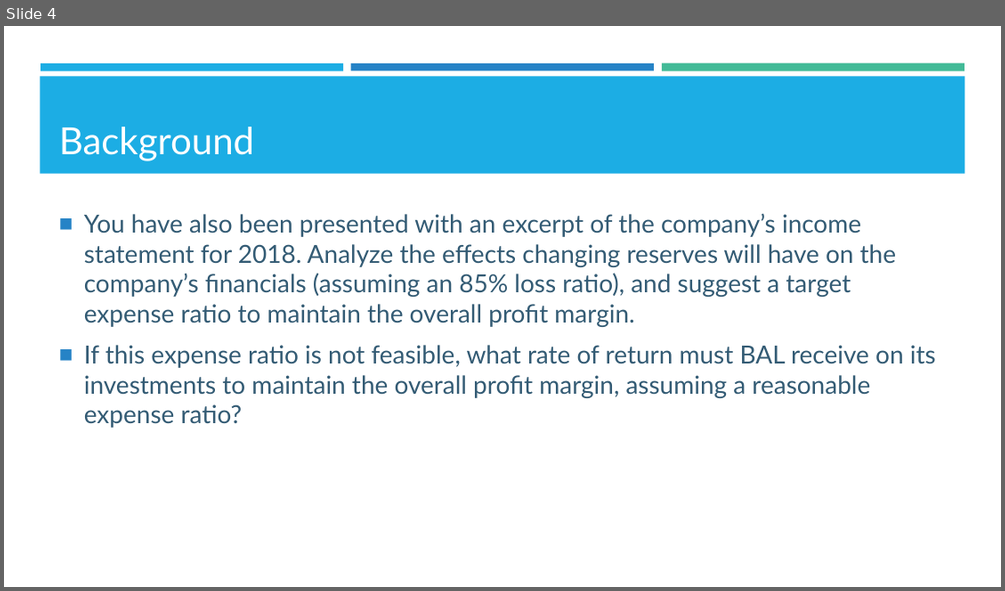
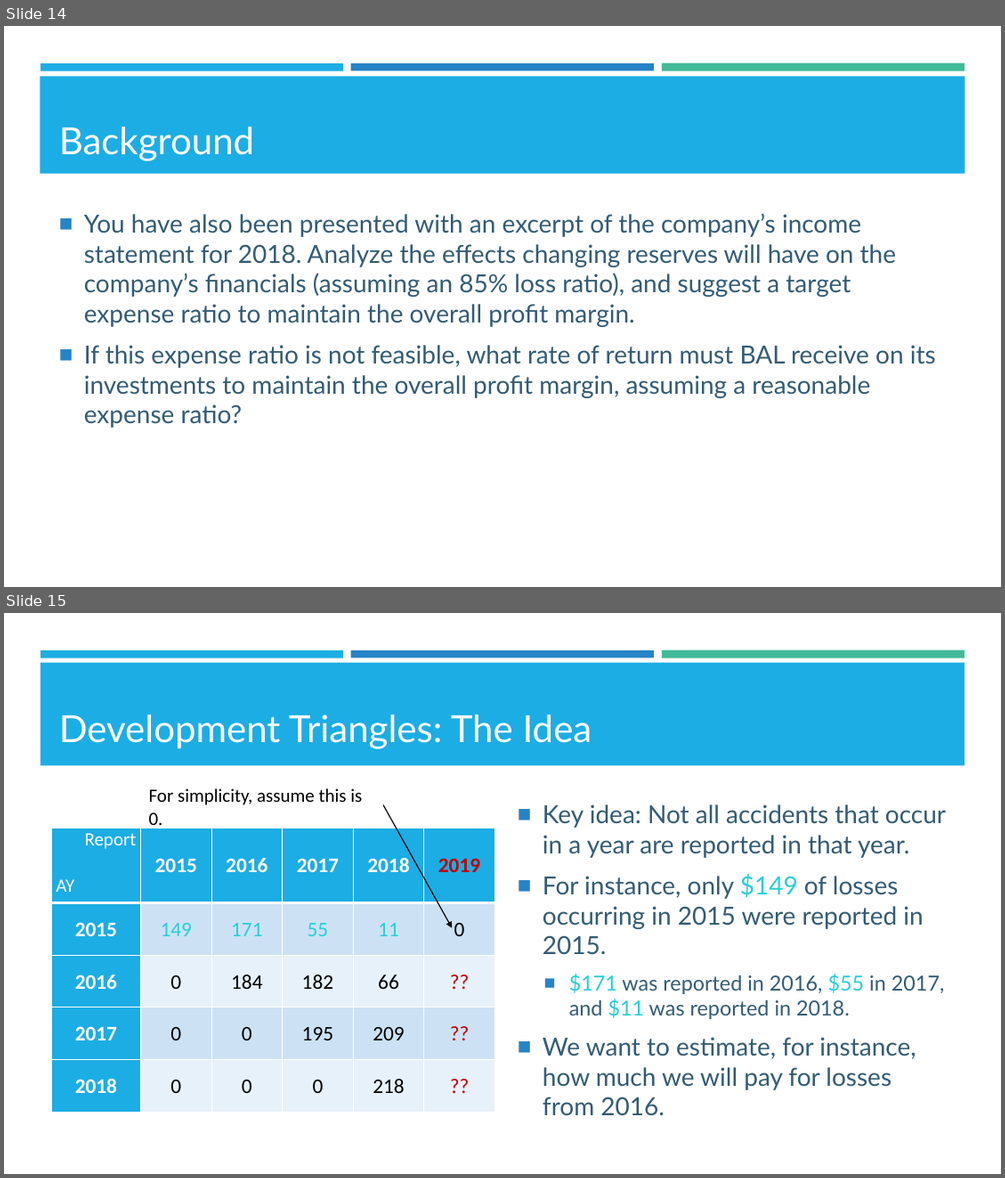
Before and after one commit to kzhu98/kzhu98.github.io, a slide deck: projects/BASWorkshops/Excel_II/Excel_II_Slides.pptx. Shown one above the other, each under a label of ours: slide 4 before the commit, slides 14 and 15 after it. The pictures are 1005x591 and 1005x1178 pixels, drawn with LibreOffice and Linux fonts; fonts in the diff are those of the drawing; background and template pictures are left out. Boxes give left, top, right and bottom in pixels: in the first picture for what was removed or moved away, otherwise in the second. Text is boxed around its words. In the diff, an @@ line names an element or a change of style, - is before the commit and + after.

```diff
--- a/projects/BASWorkshops/Excel_II/Excel_II_Slides.pptx
+++ b/projects/BASWorkshops/Excel_II/Excel_II_Slides.pptx
@@ slide 15 added at <box>4,613,1001,1174</box>, background #FFFFFF; not listed: 3 template elements that a slide beside it also shows @@
@@ rectangle added at <box>40,662,965,765</box>, fill #1CADE4 @@
@@ title added at <box>59,714,592,749</box>, 36 pt, text #FFFFFF @@
+Development Triangles: The Idea
@@ text added at <box>149,788,362,830</box>, 18 pt, text #000000 @@
+For simplicity, assume this is 0.
@@ arrow added from (383, 805) to (452, 928), #000000 1 pt @@
@@ text added at <box>542,804,946,1090</box>, 24 pt, text #335B74 @@
+■ Key idea: Not all accidents that occur in a year are reported in that year.
+■ For instance, only $149 of losses occurring in 2015 were reported in 2015.
+  ■ $171 was reported in 2016, $55 in 2017, and $11 was reported in 2018.
+■ We want to estimate, for instance, how much we will pay for losses from 2016.
@@ table added at <box>52,827,496,1111</box>, 5 rows, 6 columns @@
+Report / AY | 2015 | 2016 | 2017 | 2018 | 2019
+2015 | 149 | 171 | 55 | 11 | 0
+2016 | 0 | 184 | 182 | 66 | ??
+2017 | 0 | 0 | 195 | 209 | ??
+2018 | 0 | 0 | 0 | 218 | ??
@@ what was slide 4 is now slide 14 @@
```
Also in this commit, not shown: 10 other slides added, 14 other files.
